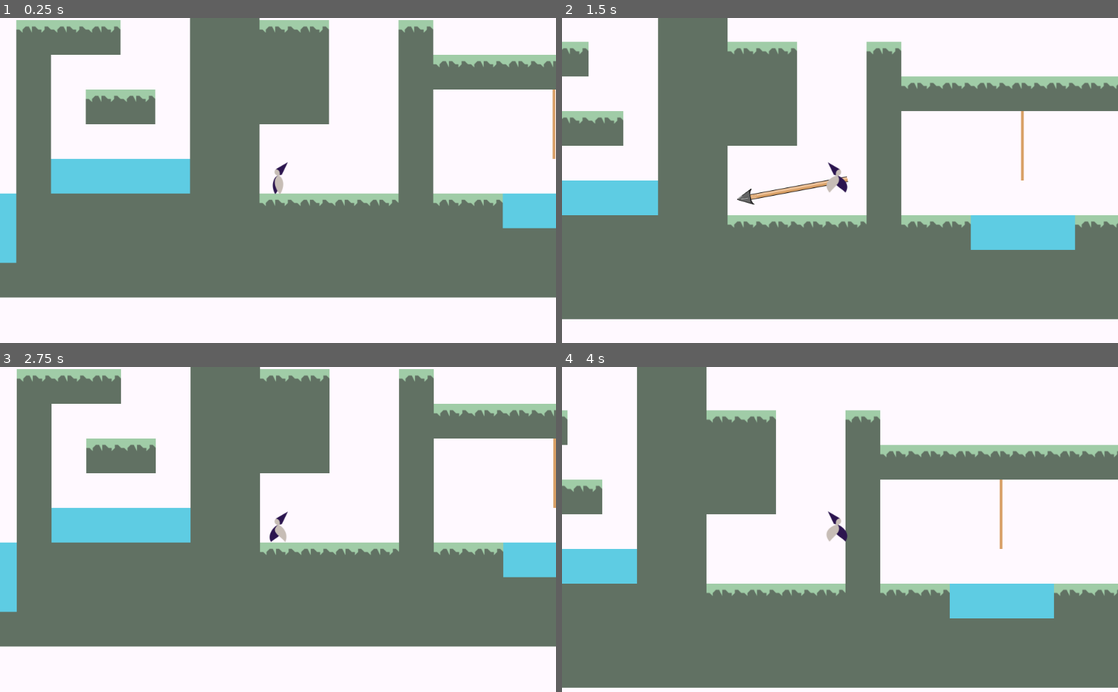
Above: before the commit, frames 1-4 (two rows, left to right).
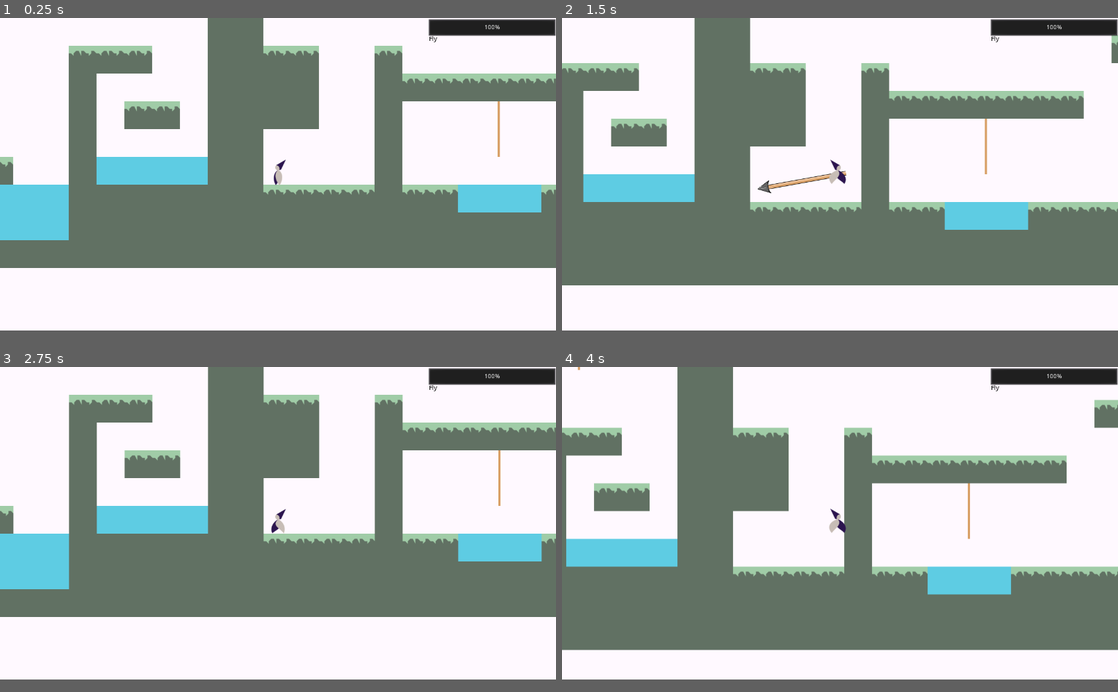
Above: after the commit, the same moments.

Repository: IrsyadMakarim/Platformer-Project
Game: Godot game, scene res://Scene/World.tscn
Two runs of this game, one before a commit and one after it. Both use one fixed random seed, a clock stepped at 60 frames per second and the inputs below.
Inputs (mouse positions are in pixels of both pictures, inside the frame that each line leads up to):
- Up to frame 1 (0.25 s): no input
- Up to frame 2 (1.5 s): tap Enter at 0.5 s; move the mouse to (962, 164) at 0.52 s; hold D (move_right) from 0.53 s (still down); tap Space (jump) at 0.6, 0.77, 1.07, 1.35 s; click (962, 164) at 0.67 s; move the mouse to (728, 196) at 1.27 s; click (728, 196) at 1.42 s
- Up to frame 3 (2.75 s): tap Space (jump) at 1.52, 1.82, 2.1 s; move the mouse to (333, 458) at 2.02 s; release D (move_right) at 2.03 s; hold A (move_left) from 2.03 s (still down); click (333, 458) at 2.17 s
- Up to frame 4 (4 s): move the mouse to (812, 594) at 2.77 s; release A (move_left) at 2.78 s; hold D (move_right) from 2.78 s (still down); tap Space (jump) at 2.85, 3.02, 3.32, 3.6, 3.77 s; click (812, 594) at 2.92 s; move the mouse to (1006, 578) at 3.52 s; click (1006, 578) at 3.67 s
In our replay, the window is 800x468 before the commit and 800x450 after it. These sizes can differ from the game's own. Grey fills any space a smaller window leaves; there, only what the larger window draws over its background counts as a difference.

The runs differ from the first frame. In frame 1, 36% of the frame differs, in the area x 0-100%, y 0-87%; in frame 2, 34%; in frame 3, 36%; in frame 4, 34%.

Commit message:
Added UI for Flying
Added UI Indicator too see how much you can fly and fixes some bugs

Diff:
--- a/Player/Player.gd
+++ b/Player/Player.gd
@@ -21,8 +21,7 @@
 var facing_right = false
 var ladder_on = false
 var chain_velocity := Vector2(0,0)
-var fly_speed = 15
-var fly_time = 100
+
 
 func _ready():
 	pass # Replace with function body.
@@ -86,10 +85,12 @@
 		elif dub_jumps > 0:
 			motion.y = -JUMP_HEIGHT
 			dub_jumps = dub_jumps - 1
-	if fly_time > 0 :
-		if Input.is_action_pressed("move_up"):
-			motion.y -= JUMP_HEIGHT - 550
-			fly_time -= 1
+	if Global.fly_time > 0 :
+		if ladder_on == false:
+			if Input.is_action_pressed("move_up"):
+				motion.y -= JUMP_HEIGHT - 560
+				Global.fly_time -= 1
+				Global.emit_signal("fly_time")
 	if is_on_floor():
 		can_jump = true
 		dub_jumps = max_num_dub_jumps
@@ -98,10 +99,11 @@
 		if jump_was_pressed == true:
 			motion.y = -JUMP_HEIGHT
 	elif !is_on_floor():
-		if dub_jumps > 0:
-			play_anim("jump")
-		elif !is_on_wall():
-			play_anim("jump")
+		if Global.fly_time > 0:
+			if dub_jumps > 0:
+				play_anim("jump")
+			elif !is_on_wall():
+				play_anim("jump")
 
 	if is_on_wall() && (Input.is_action_pressed("move_right") || Input.is_action_pressed("move_left")):
 		can_jump = true
@@ -148,5 +150,6 @@
 	anim_player.play(anim_name)
 
 func _on_Timer_timeout():
-	if fly_time < 100:
-		fly_time += 1
+	if Global.fly_time < 100:
+		Global.fly_time += 1.2
+		Global.emit_signal("fly_time")
--- /dev/null
+++ b/Scene/ProgressBar.tscn
@@ -0,0 +1,28 @@
+[gd_scene load_steps=2 format=2]
+
+[ext_resource path="res://Script/ProgressBar.gd" type="Script" id=1]
+
+
+[node name="ProgressBar" type="ProgressBar"]
+margin_right = 294.0
+margin_bottom = 40.0
+percent_visible = false
+script = ExtResource( 1 )
+__meta__ = {
+"_edit_use_anchors_": false
+}
+
+[node name="RichTextLabel" type="RichTextLabel" parent="."]
+margin_left = 2.0
+margin_top = 40.0
+margin_right = 42.0
+margin_bottom = 59.0
+custom_colors/default_color = Color( 0, 0, 0, 1 )
+text = "Fly"
+__meta__ = {
+"_edit_use_anchors_": false
+}
+
+[node name="Timer" type="Timer" parent="."]
+wait_time = 0.05
+autostart = true
--- a/Scene/TestWorld.tscn
+++ b/Scene/TestWorld.tscn
@@ -1,7 +1,8 @@
 [gd_scene load_steps=3 format=2]
 
-[ext_resource path="res://tiles.tres" type="TileSet" id=1]
+[ext_resource path="res://Sprite/tiles.tres" type="TileSet" id=1]
 [ext_resource path="res://Player/TestPlayer.tscn" type="PackedScene" id=2]
+
 
 [node name="TestWorld" type="Node2D"]
 
--- a/Scene/Tutorial.tscn
+++ b/Scene/Tutorial.tscn
@@ -1,10 +1,11 @@
 [gd_scene load_steps=7 format=2]
 
-[ext_resource path="res://tiles.tres" type="TileSet" id=1]
+[ext_resource path="res://Sprite/tiles.tres" type="TileSet" id=1]
 [ext_resource path="res://Sprite/rope.png" type="Texture" id=2]
 [ext_resource path="res://Player/Player.tscn" type="PackedScene" id=3]
 [ext_resource path="res://Player/Player.gd" type="Script" id=4]
 [ext_resource path="res://Script/Rope.gd" type="Script" id=5]
+
 
 
 
--- a/Scene/World.tscn
+++ b/Scene/World.tscn
@@ -1,7 +1,8 @@
-[gd_scene load_steps=12 format=2]
+[gd_scene load_steps=13 format=2]
 
 [ext_resource path="res://Script/DeathArea.gd" type="Script" id=1]
-[ext_resource path="res://tiles.tres" type="TileSet" id=3]
+[ext_resource path="res://Scene/ProgressBar.tscn" type="PackedScene" id=2]
+[ext_resource path="res://Sprite/tiles.tres" type="TileSet" id=3]
 [ext_resource path="res://Sprite/rope.png" type="Texture" id=4]
 [ext_resource path="res://Player/Player.tscn" type="PackedScene" id=5]
 [ext_resource path="res://Script/Rope.gd" type="Script" id=6]
@@ -163,6 +164,15 @@
 [node name="CollisionShape2D" type="CollisionShape2D" parent="DeathArea5"]
 position = Vector2( 1637.65, -284.678 )
 shape = SubResource( 6 )
+
+[node name="CanvasLayer" type="CanvasLayer" parent="."]
+
+[node name="ProgressBar" parent="CanvasLayer" instance=ExtResource( 2 )]
+margin_left = 985.508
+margin_top = 1.65756
+margin_right = 1279.51
+margin_bottom = 41.6576
+percent_visible = true
 [connection signal="body_entered" from="DeathArea" to="DeathArea" method="_on_DeathArea_body_entered"]
 [connection signal="body_entered" from="YSort/Rope" to="YSort/Rope" method="_on_Rope_body_entered"]
 [connection signal="body_exited" from="YSort/Rope" to="YSort/Rope" method="_on_Rope_body_exited"]
--- /dev/null
+++ b/Script/Global.gd
@@ -0,0 +1,6 @@
+extends Node
+
+var fly_speed = 15
+var fly_time = 100
+
+signal fly_time(value_changed)
--- /dev/null
+++ b/Script/ProgressBar.gd
@@ -0,0 +1,8 @@
+extends ProgressBar
+
+func _ready():
+	Global.connect("fly_time", self, "update_fly")
+	value = Global.fly_time
+
+func update_fly():
+	value = Global.fly_time
--- /dev/null
+++ b/Sprite/tiles.tres
@@ -0,0 +1,65 @@
+[gd_resource type="TileSet" load_steps=4 format=2]
+
+[ext_resource path="res://Sprite/yQpnORm.png" type="Texture" id=1]
+[ext_resource path="res://Sprite/water.png" type="Texture" id=2]
+
+[sub_resource type="RectangleShape2D" id=1]
+extents = Vector2( 32, 32 )
+
+[resource]
+0/name = "Sprite"
+0/texture = ExtResource( 1 )
+0/tex_offset = Vector2( 0, 0 )
+0/modulate = Color( 1, 1, 1, 1 )
+0/region = Rect2( 0, 0, 64, 64 )
+0/tile_mode = 0
+0/occluder_offset = Vector2( 32, 32 )
+0/navigation_offset = Vector2( 32, 32 )
+0/shape_offset = Vector2( 32, 32 )
+0/shape_transform = Transform2D( 1, 0, 0, 1, 32, 32 )
+0/shape = SubResource( 1 )
+0/shape_one_way = false
+0/shape_one_way_margin = 1.0
+0/shapes = [ {
+"autotile_coord": Vector2( 0, 0 ),
+"one_way": false,
+"one_way_margin": 1.0,
+"shape": SubResource( 1 ),
+"shape_transform": Transform2D( 1, 0, 0, 1, 32, 32 )
+} ]
+0/z_index = 0
+1/name = "Sprite2"
+1/texture = ExtResource( 1 )
+1/tex_offset = Vector2( 0, 0 )
+1/modulate = Color( 1, 1, 1, 1 )
+1/region = Rect2( 0, 64, 64, 64 )
+1/tile_mode = 0
+1/occluder_offset = Vector2( 32, 32 )
+1/navigation_offset = Vector2( 32, 32 )
+1/shape_offset = Vector2( 32, 32 )
+1/shape_transform = Transform2D( 1, 0, 0, 1, 32, 32 )
+1/shape = SubResource( 1 )
+1/shape_one_way = false
+1/shape_one_way_margin = 1.0
+1/shapes = [ {
+"autotile_coord": Vector2( 0, 0 ),
+"one_way": false,
+"one_way_margin": 1.0,
+"shape": SubResource( 1 ),
+"shape_transform": Transform2D( 1, 0, 0, 1, 32, 32 )
+} ]
+1/z_index = 0
+2/name = "Sprite3"
+2/texture = ExtResource( 2 )
+2/tex_offset = Vector2( 0, 0 )
+2/modulate = Color( 1, 1, 1, 1 )
+2/region = Rect2( 0, 0, 64, 64 )
+2/tile_mode = 0
+2/occluder_offset = Vector2( 32, 32 )
+2/navigation_offset = Vector2( 32, 32 )
+2/shape_offset = Vector2( 0, 0 )
+2/shape_transform = Transform2D( 1, 0, 0, 1, 0, 0 )
+2/shape_one_way = false
+2/shape_one_way_margin = 0.0
+2/shapes = [  ]
+2/z_index = 0
--- a/TestPlayer.gd
+++ /dev/null
@@ -1,85 +0,0 @@
-"""
-This script controls the player character.
-"""
-extends KinematicBody2D
-
-const JUMP_FORCE = 1550			# Force applied on jumping
-const MOVE_SPEED = 500			# Speed to walk with
-const GRAVITY = 60				# Gravity applied every second
-const MAX_SPEED = 2000			# Maximum speed the player is allowed to move
-const FRICTION_AIR = 0.95		# The friction while airborne
-const FRICTION_GROUND = 0.85	# The friction while on the ground
-const CHAIN_PULL = 105
-
-var velocity = Vector2(0,0)		# The velocity of the player (kept over time)
-var chain_velocity := Vector2(0,0)
-var can_jump = false			# Whether the player used their air-jump
-
-
-func _input(event: InputEvent) -> void:
-	if event is InputEventMouseButton:
-		if event.pressed:
-			# We clicked the mouse -> shoot()
-			$Chain.shoot(event.position - get_viewport().size * 0.5)
-		else:
-			# We released the mouse -> release()
-			$Chain.release()
-
-# This function is called every physics frame
-func _physics_process(_delta: float) -> void:
-	# Walking
-	var walk = (Input.get_action_strength("move_right") - Input.get_action_strength("move_left")) * MOVE_SPEED
-
-	# Falling
-	velocity.y += GRAVITY
-
-	# Hook physics
-	if $Chain.hooked:
-		# `to_local($Chain.tip).normalized()` is the direction that the chain is pulling
-		chain_velocity = to_local($Chain.tip).normalized() * CHAIN_PULL
-		if chain_velocity.y > 0:
-			# Pulling down isn't as strong
-			chain_velocity.y *= 0.55
-		else:
-			# Pulling up is stronger
-			chain_velocity.y *= 1
-		if sign(chain_velocity.x) != sign(walk):
-			# if we are trying to walk in a different
-			# direction than the chain is pulling
-			# reduce its pull
-			chain_velocity.x *= 0.7
-	else:
-		# Not hooked -> no chain velocity
-		chain_velocity = Vector2(0,0)
-	velocity += chain_velocity
-
-	velocity.x += walk		# apply the walking
-	move_and_slide(velocity, Vector2.UP)	# Actually apply all the forces
-	velocity.x -= walk		# take away the walk speed again
-	# ^ This is done so we don't build up walk speed over time
-
-	# Manage friction and refresh jump and stuff
-	velocity.y = clamp(velocity.y, -MAX_SPEED, MAX_SPEED)	# Make sure we are in our limits
-	velocity.x = clamp(velocity.x, -MAX_SPEED, MAX_SPEED)
-	var grounded = is_on_floor()
-	if grounded:
-		velocity.x *= FRICTION_GROUND	# Apply friction only on x (we are not moving on y anyway)
-		can_jump = true 				# We refresh our air-jump
-		if velocity.y >= 5:		# Keep the y-velocity small such that
-			velocity.y = 5		# gravity doesn't make this number huge
-	elif is_on_ceiling() and velocity.y <= -5:	# Same on ceilings
-		velocity.y = -5
-
-	# Apply air friction
-	if !grounded:
-		velocity.x *= FRICTION_AIR
-		if velocity.y > 0:
-			velocity.y *= FRICTION_AIR
-
-	# Jumping
-	if Input.is_action_just_pressed("jump"):
-		if grounded:
-			velocity.y = -JUMP_FORCE	# Apply the jump-force
-		elif can_jump:
-			can_jump = false	# Used air-jump
-			velocity.y = -JUMP_FORCE
--- a/project.godot
+++ b/project.godot
@@ -18,6 +18,15 @@
 config/name="Platformer"
 run/main_scene="res://Scene/World.tscn"
 config/icon="res://icon.png"
+
+[autoload]
+
+Global="*res://Script/Global.gd"
+
+[display]
+
+window/size/width=1280
+window/size/height=720
 
 [input]
 
Not shown, added: debug.log
